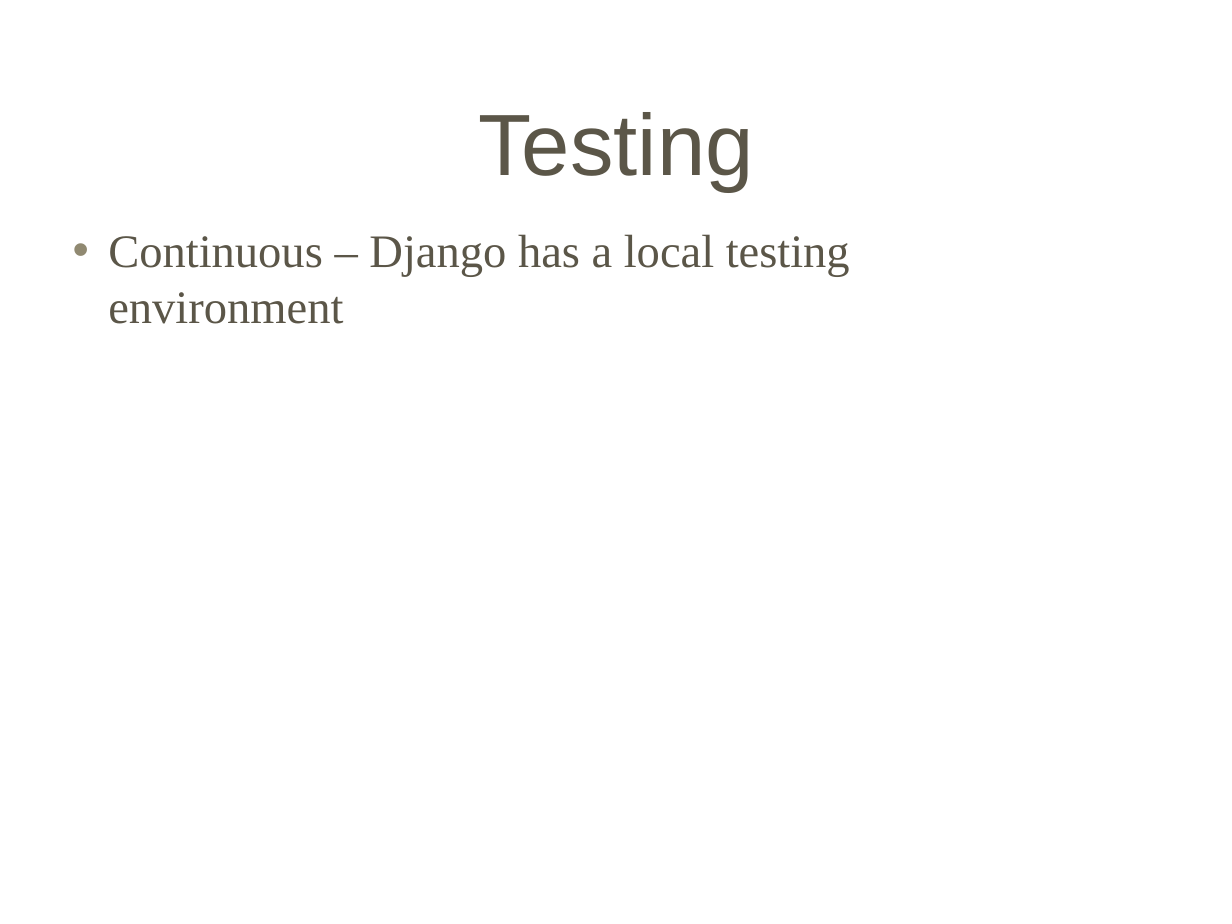
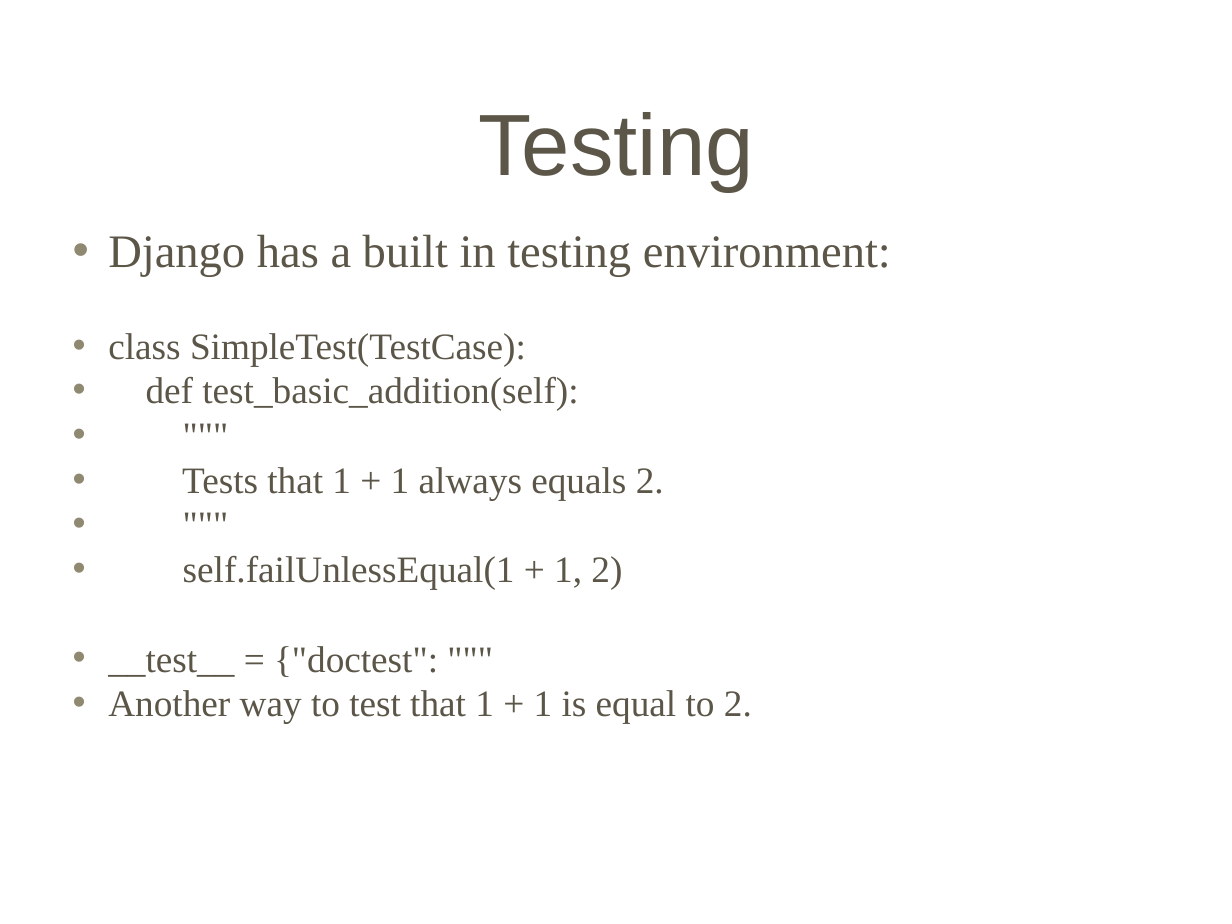
Before and after one commit to Letractively/company-management-system, a slide deck: slide 11 of src/Docs/Milestone01.ppt. Drawn at 1232x924 pixels with LibreOffice and Linux fonts; fonts in the diff are those of the drawing; background and template pictures are left out. Boxes give left, top, right and bottom in pixels: in the first picture for what was removed or moved away, otherwise in the second. Text is boxed around its words. In the diff, an @@ line names an element or a change of style, - is before the commit and + after.

Commit message:
made the test slide better

```diff
--- a/src/Docs/Milestone01.ppt
+++ b/src/Docs/Milestone01.ppt
@@ text at [108, 234, 891, 724]: text changed; size 30 to 24 pt @@
-• Continuous – Django has a local testing environment
+• Django has a built in testing environment:
+• class SimpleTest(TestCase):
+• def test_basic_addition(self):
+• """
+• Tests that 1 + 1 always equals 2.
+• """
+• self.failUnlessEqual(1 + 1, 2)
+• __test__ = {"doctest": """
+• Another way to test that 1 + 1 is equal to 2.
```
